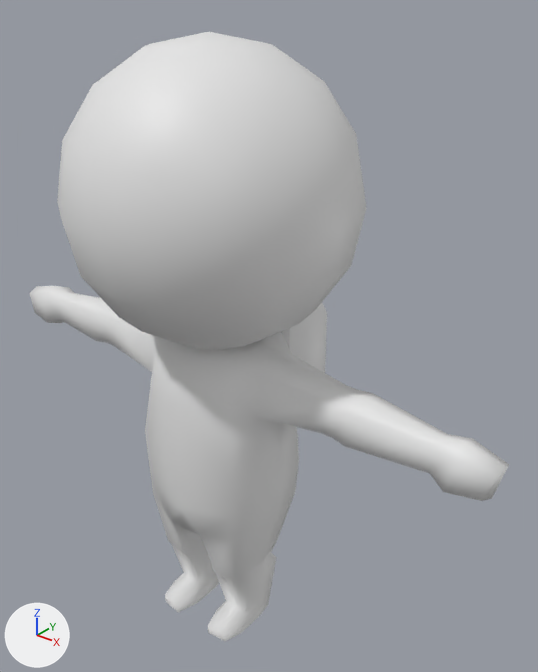
A saved change to the FBX model Assets/Mesh/player/mod_playerino.FBX.
Rendered twice from a 50 mm lens placed at (1.061, -1.138, 1.541), pointed at (0.075, 0.095, 0.777). The axes (+X, +Y, +Z) are drawn at lower left. The lights are the same throughout. Where no turn or scale is listed for an object, it has been applied to the vertices.

Script lines for the objects in view, before the commit:
```python
me_mesh = bpy.data.meshes.new('Mesh')
me_mesh.from_pydata(...)  # 259 vertices, 264 faces; spans x -0.703..0.703, y -0.164..0.302, z -0.029..0.817
me_mesh_001 = bpy.data.meshes.new('Mesh.001')
me_mesh_001.from_pydata(...)  # 113 vertices, 112 faces; spans x -0.323..0.326, y -0.32..0.329, z 0.787..1.412
ob_mesh_player_head = bpy.data.objects.new('mesh_player_head', me_mesh_001)
ob_mesh_player_head.location = (0.0, -0.004, 0.03)
ob_mesh_plyer = bpy.data.objects.new('mesh_plyer', me_mesh)
ob_mesh_plyer.location = (0.0, -0.004, 0.03)
```
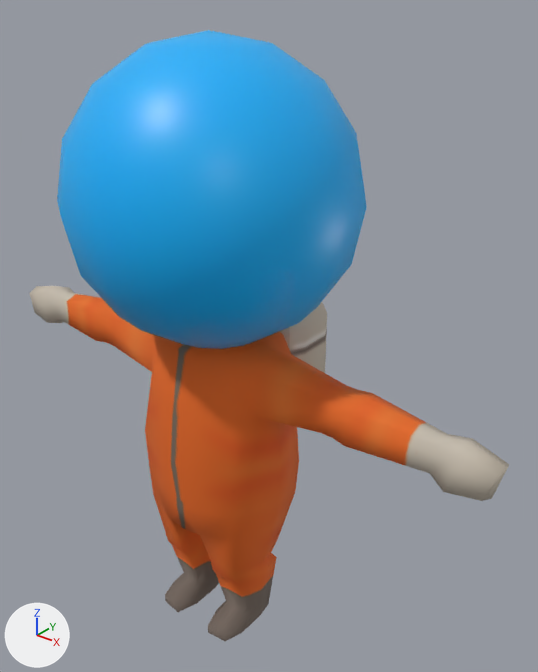
Changed parts and their boxes (x1, y1, x2, y2) in the pictures (538 x 672 px):
'mesh_player_head', recoloured, moved (grey to blue): before (57, 32, 366, 350); after (57, 30, 366, 349)
'mesh_plyer', recoloured (grey to brown): (30, 286, 509, 641) in both

The change, as a diff of the scene's bpy script:
```diff
--- a/Assets/Mesh/player/mod_playerino.FBX.py
+++ b/Assets/Mesh/player/mod_playerino.FBX.py
@@ img_tex_player_png @@
+img_tex_player_png = load_image('tex_player.png', 'tex_player.png', 256, 256, 'sRGB')
@@ mat_01___default @@
+mat_01___default = principled_material('01 - Default')
+mat_01___default.base_color = (0.0, 0.459, 1.0)  # cyan #00b4ff
+mat_01___default.roughness = 0.414
@@ mat_material__4 @@
+mat_material__4 = principled_material('Material #4')
+mat_material__4.texture = img_tex_player_png
+mat_material__4.roughness = 0.859
@@ me_mesh_001 @@
 me_mesh_001.from_pydata(...)  # 113 vertices, 112 faces; spans x -0.323..0.326, y -0.32..0.329, z 0.787..1.412
+me_mesh_001.materials.append(mat_01___default)  # cyan #00b4ff
@@ me_mesh @@
 me_mesh.from_pydata(...)  # 259 vertices, 264 faces; spans x -0.703..0.703, y -0.164..0.302, z -0.029..0.817
+me_mesh.materials.append(mat_material__4)  # picture img_tex_player_png
@@ ob_mesh_player_head @@
 ob_mesh_player_head = bpy.data.objects.new('mesh_player_head', me_mesh_001)
-ob_mesh_player_head.location = (0.0, -0.004, 0.03)
+ob_mesh_player_head.location = (0.0, -0.004, 0.032)
```
